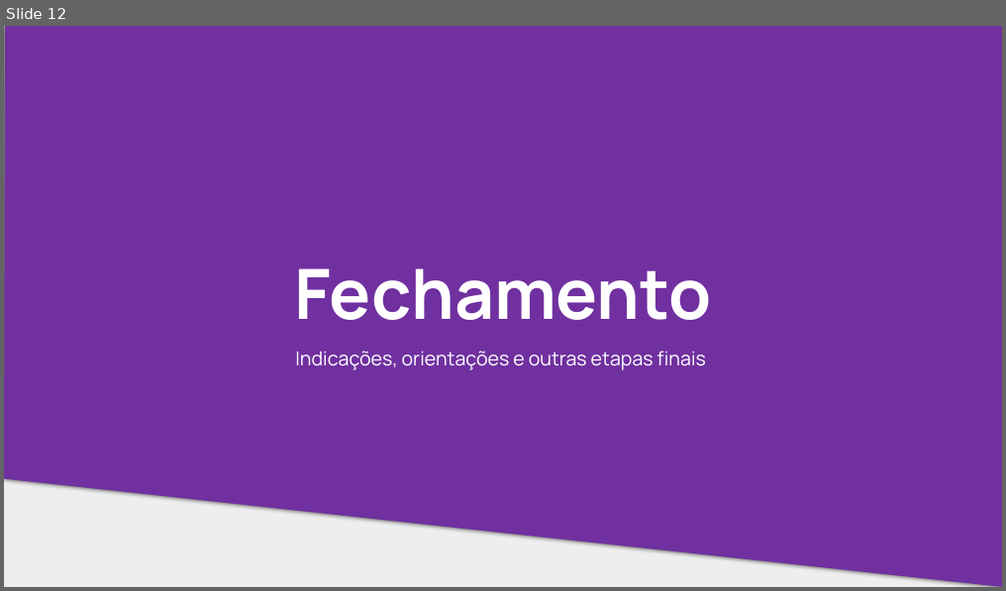
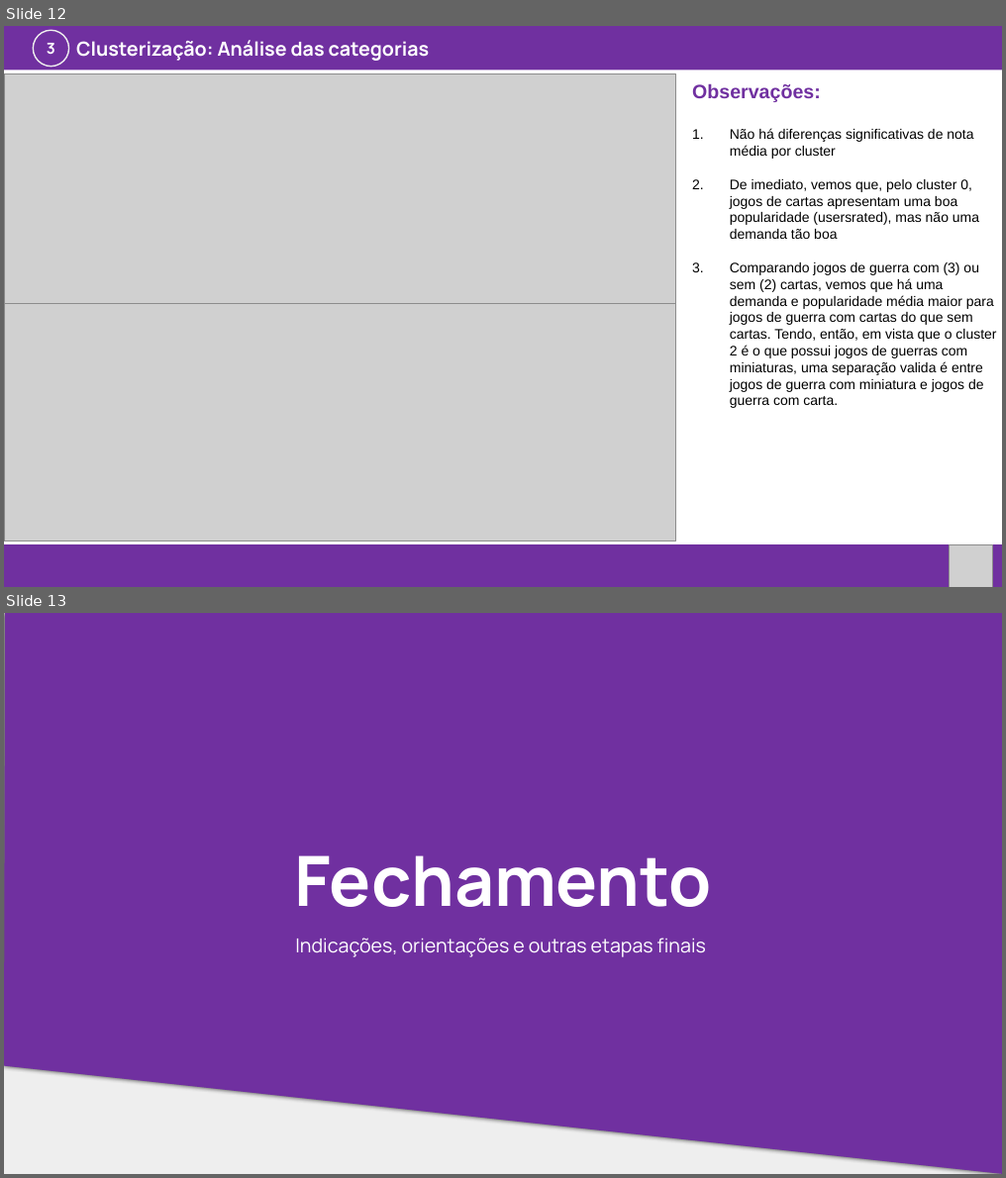
Before and after one commit to RenanGroto/Dice-Co, a slide deck: Poli Júnior + Dice&Co.pptx. Shown one above the other, each under a label of ours: slide 12 before the commit, slides 12 and 13 after it. The pictures are 1006x591 and 1006x1178 pixels, drawn with LibreOffice and Linux fonts; fonts in the diff are those of the drawing; grey boxes stand for pictures; background and template pictures are left out. Boxes give left, top, right and bottom in pixels: in the first picture for what was removed or moved away, otherwise in the second. Text is boxed around its words. In the diff, an @@ line names an element or a change of style, - is before the commit and + after.

```diff
--- a/Poli Júnior + Dice&Co.pptx
+++ b/Poli Júnior + Dice&Co.pptx
@@ slide 12 added at (4, 26, 1002, 587), background #FFFFFF @@
@@ rectangle added at (4, 26, 1002, 58), fill #4285F4 @@
@@ rectangle added at (4, 26, 1002, 70), fill #7030A0 @@
@@ ellipse added at (33, 30, 69, 66), fill #7030A0, outline #EEEEEE 1 pt, 11 pt, text #FFFFFF, bold @@
+3
@@ text added at (76, 40, 430, 61), 14 pt, text #FFFFFF, bold @@
+Clusterização: Análise das categorias
@@ parallelogram added at (723, 26, 793, 58), fill #595959 @@
@@ parallelogram added at (770, 26, 835, 58), fill #EEEEEE @@
@@ parallelogram added at (810, 26, 934, 58), fill #FFFFFF @@
@@ picture added at (4, 74, 675, 306) @@
@@ line added from (675, 84) to (675, 528), #595959 0.75 pt @@
@@ text added at (692, 83, 996, 408), 10 pt, text #000000 @@
+Observações:
+1. Não há diferenças significativas de nota média por cluster
+2. De imediato, vemos que, pelo cluster 0, jogos de cartas apresentam uma boa popularidade (usersrated), mas não uma demanda tão boa
+3. Comparando jogos de guerra com (3) ou sem (2) cartas, vemos que há uma demanda e popularidade média maior para jogos de guerra com cartas do que sem cartas. Tendo, então, em vista que o cluster 2 é o que possui jogos de guerras com miniaturas, uma separação valida é entre jogos de guerra com miniatura e jogos de guerra com carta.
@@ picture added at (4, 303, 675, 541) @@
@@ rectangle added at (4, 555, 1002, 586), fill #4285F4 @@
@@ rectangle added at (4, 545, 1002, 587), fill #7030A0 @@
@@ picture added at (949, 545, 993, 587) @@
@@ what was slide 12 is now slide 13 @@
```
Also in this commit, not shown: 1 other slide added, 1 slide removed, 1 other file.
